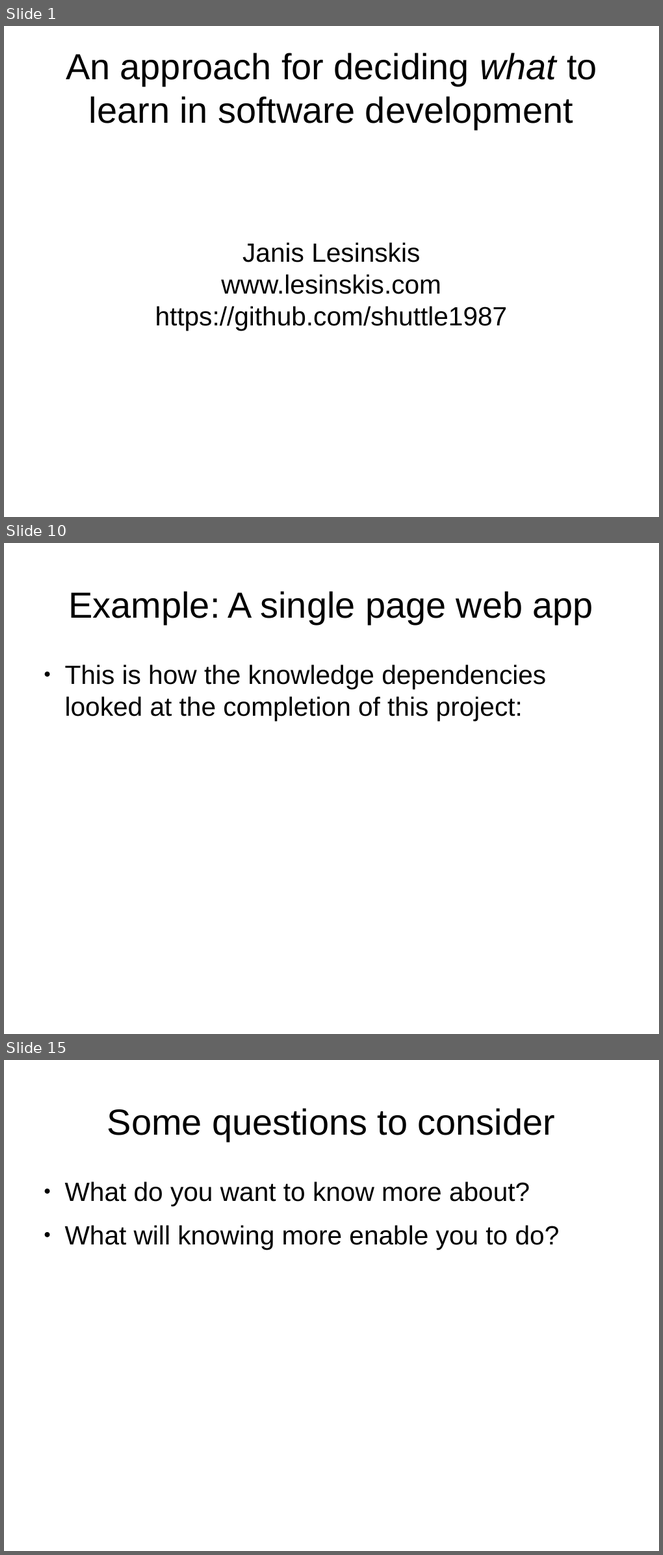
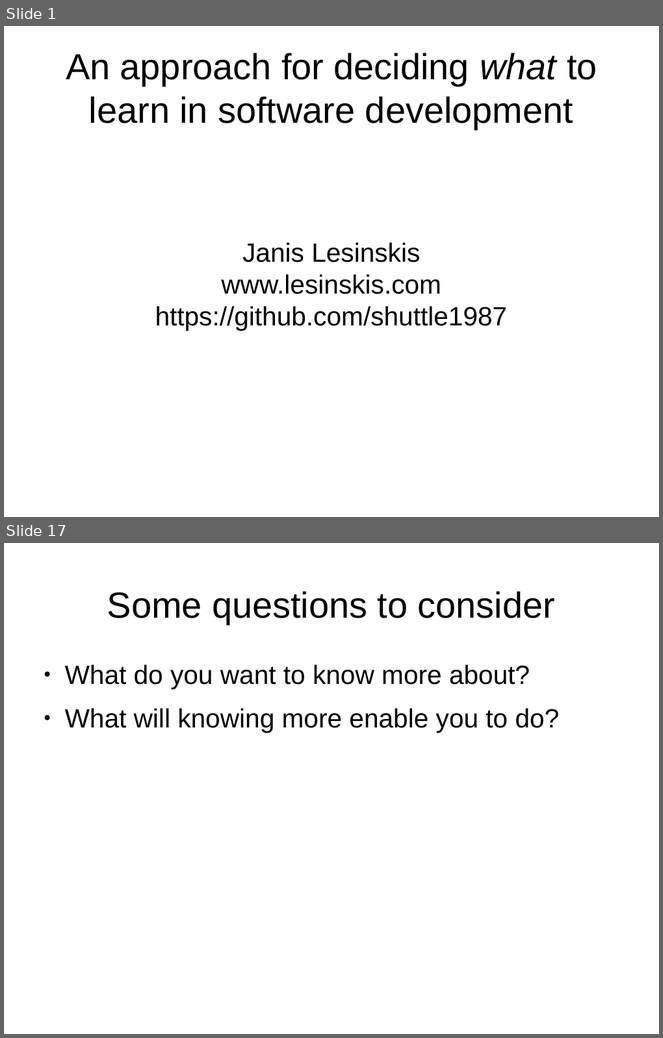
Before and after one commit to shuttle1987/CompCon2016, a slide deck: Slides.odp. Shown one above the other, each under a label of ours: slides 1, 10 and 15 before the commit, slides 1 and 17 after it; the slides between them are not shown. The pictures are 663x1555 and 663x1038 pixels, drawn with LibreOffice and Linux fonts; fonts in the diff are those of the drawing. Boxes give left, top, right and bottom in pixels: in the first picture for what was removed or moved away, otherwise in the second. Text is boxed around its words. In the diff, an @@ line names an element or a change of style, - is before the commit and + after.

```diff
--- a/Slides.odp
+++ b/Slides.odp
@@ slide 10 removed at bbox=[4, 543, 659, 1034], background #FFFFFF @@
@@ title removed at bbox=[69, 591, 594, 624] @@
-Example: A single page web app
@@ text removed at bbox=[65, 665, 546, 721] @@
-● This is how the knowledge dependencies looked at the completion of this project:
@@ what was slide 15 is now slide 17 @@
```
Also in this commit, not shown: 5 slides changed, 8 slides added, 5 other slides removed.
